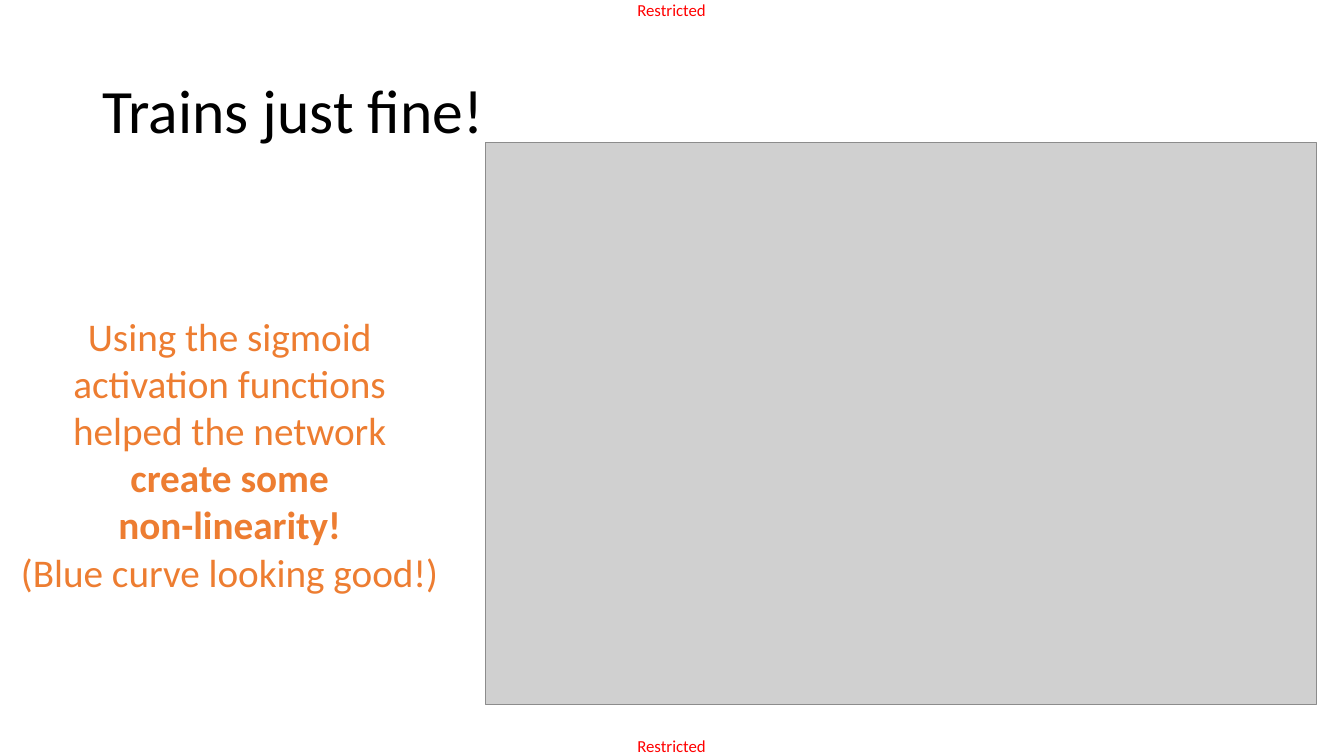
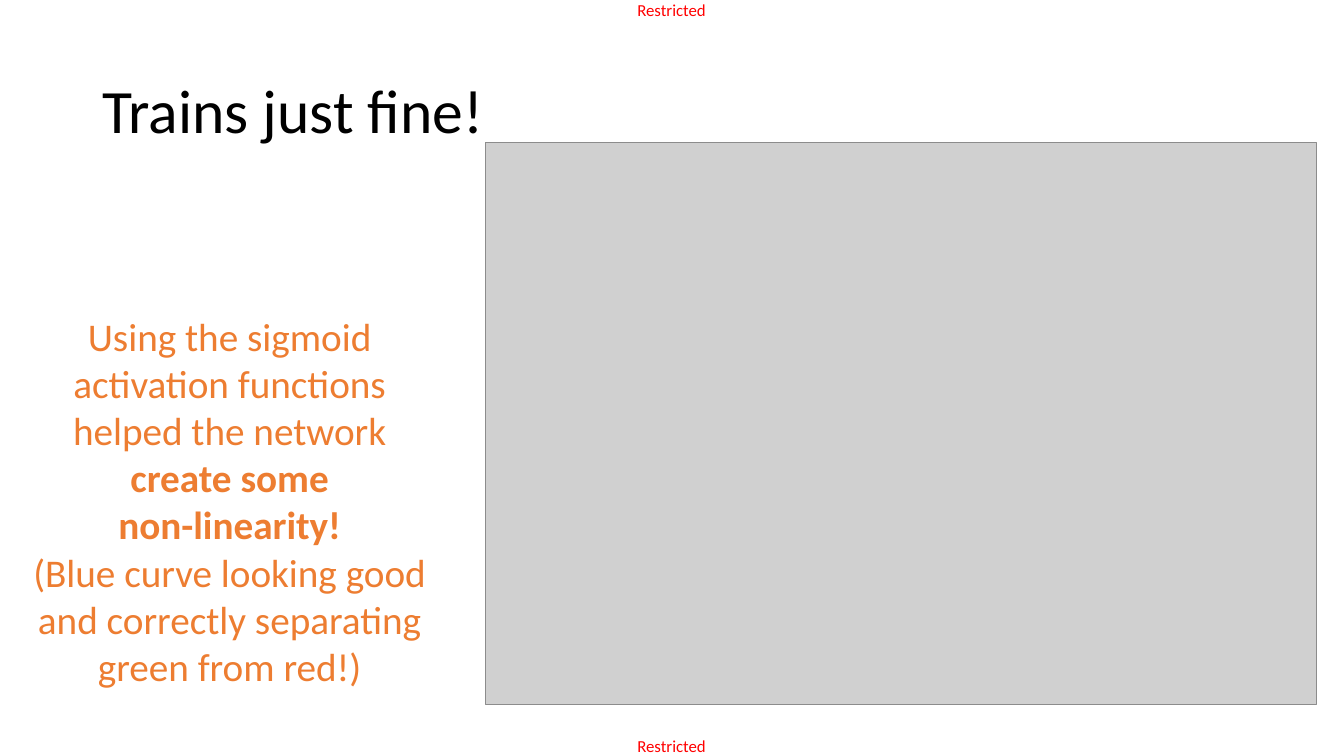
Before and after one commit to matthieudemari/SUTD_DL_50_039, a slide deck: slide 71 of W2/1. W2S1 final/W2S1.pptx. Drawn at 1344x756 pixels with LibreOffice and Linux fonts; fonts in the diff are those of the drawing; grey boxes stand for pictures. Boxes give left, top, right and bottom in pixels: in the first picture for what was removed or moved away, otherwise in the second. Text is boxed around its words. In the diff, an @@ line names an element or a change of style, - is before the commit and + after.

```diff
--- a/W2/1. W2S1 final/W2S1.pptx
+++ b/W2/1. W2S1 final/W2S1.pptx
@@ text at [33,558,426,688]: text changed @@
-(Blue curve looking good!)
+(Blue curve looking good and correctly separating green from red!)
```
Also in this commit, not shown: 15 other slides changed, 6 other files.
